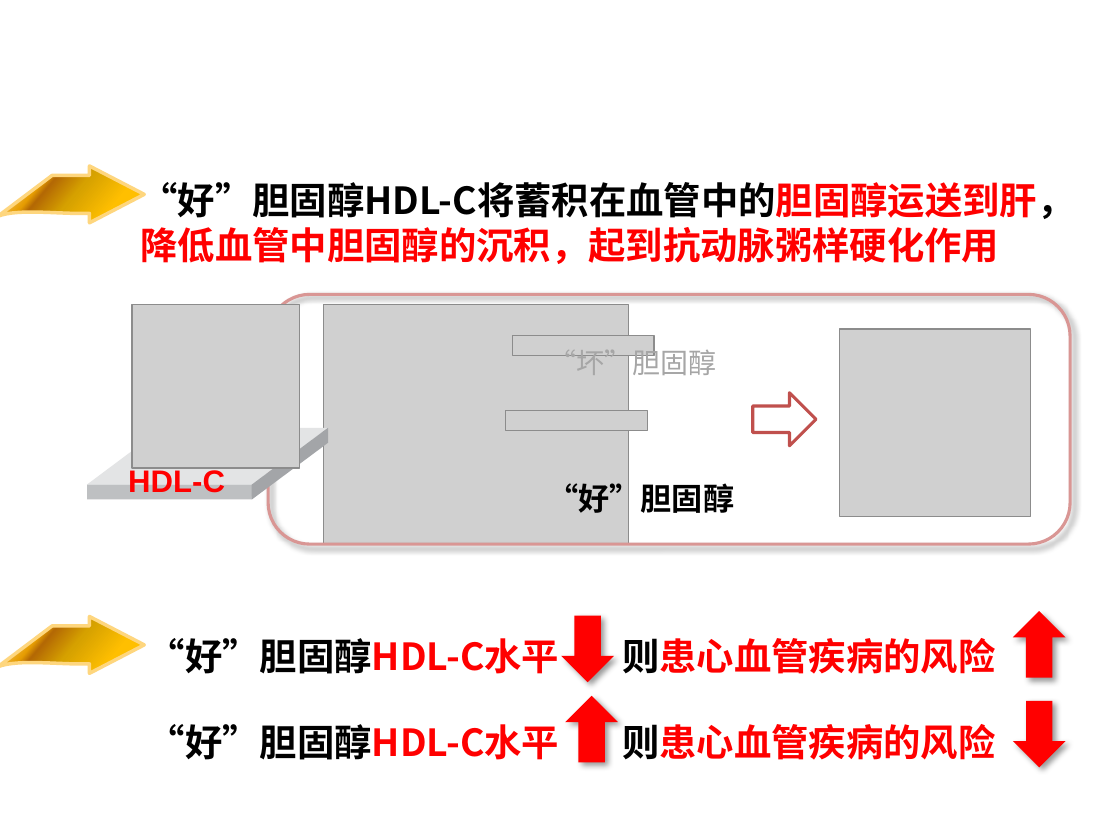
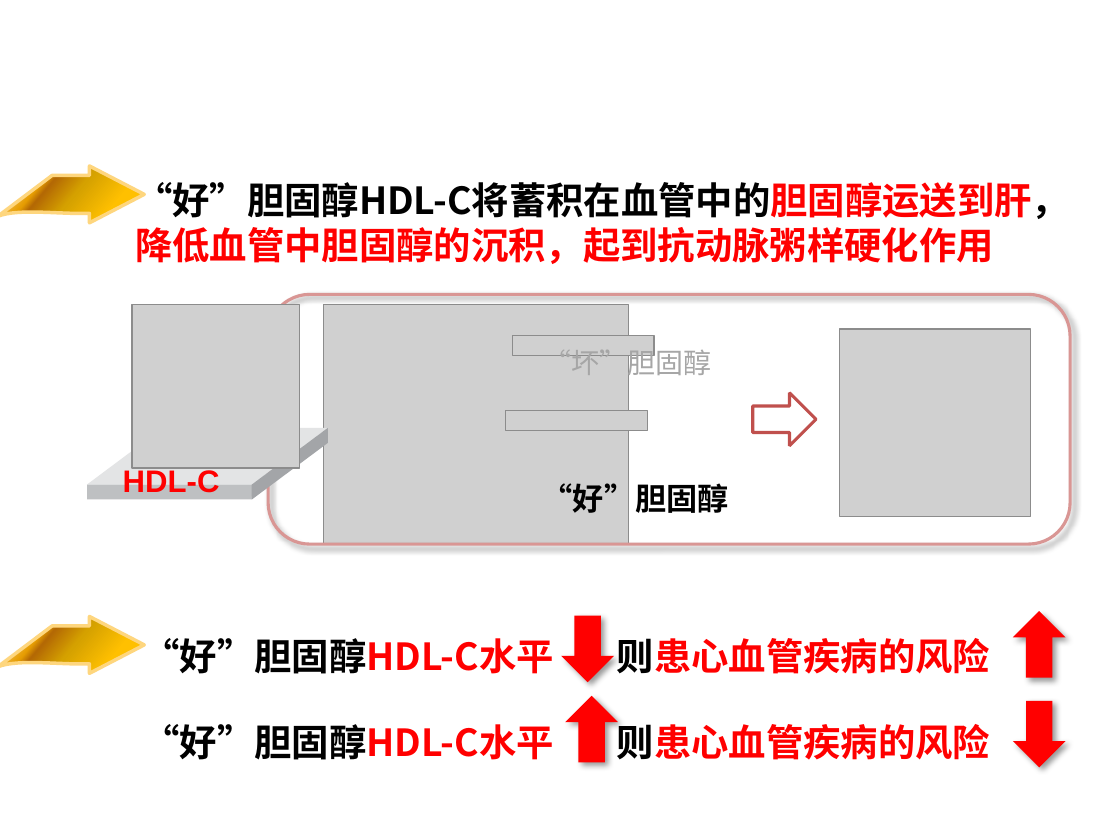
Before and after one commit to 25mi/Public-Share-Resoures, a slide deck: slide 7 of feedback/2.如何看懂血脂化验单.pptx. Drawn at 1120x840 pixels with LibreOffice and Linux fonts; fonts in the diff are those of the drawing; grey boxes stand for pictures; background and template pictures are left out. Boxes give left, top, right and bottom in pixels: in the first picture for what was removed or moved away, otherwise in the second. Text is boxed around its words. In the diff, an @@ line names an element or a change of style, - is before the commit and + after.

```diff
--- a/feedback/2.如何看懂血脂化验单.pptx
+++ b/feedback/2.如何看懂血脂化验单.pptx
@@ title "“好”胆固醇降低游离胆固醇" at (0,3,1120,132): font Arial to Noto Sans CJK SC in "“好”胆固醇降低游离胆固醇" @@
@@ text "“好”胆固醇HDL-C将蓄积在血管中的胆固醇运送到肝，降低血管中胆固醇的沉积，起到抗动脉粥样硬化作用": place and size @@
-text "“好”胆固醇HDL-C将蓄积在血管中的胆固醇运送到肝，降低血管中胆固醇的沉积，起到抗动脉粥样硬化作用" at (140,182,1074,264)
+text "“好”胆固醇HDL-C将蓄积在血管中的胆固醇运送到肝，降低血管中胆固醇的沉积，起到抗动脉粥样硬化作用" at (135,182,1069,264)
@@ rounded rectangle at (268,295,1070,544): proportions changed @@
@@ text "“坏”胆固醇": place and size @@
-text "“坏”胆固醇" at (549,345,717,381)
+text "“坏”胆固醇" at (544,345,712,381)
@@ text "HDL-C": place and size @@
-text "HDL-C" at (128,467,225,493)
+text "HDL-C" at (123,468,220,493)
@@ text "“好”胆固醇": place and size @@
-text "“好”胆固醇" at (547,478,734,518)
+text "“好”胆固醇" at (542,478,729,518)
@@ text "“好”胆固醇HDL-C水平 ，则患心血管疾病的风险": place and size @@
-text "“好”胆固醇HDL-C水平 ，则患心血管疾病的风险" at (148,632,996,766)
+text "“好”胆固醇HDL-C水平 ，则患心血管疾病的风险" at (142,632,990,766)
@@ up arrow removed at (566,696,618,762) @@
@@ freeform shape added at (566,696,618,762), fill #FF0000 @@
```
Also in this commit, not shown: 20 other slides changed, 10 other files.
